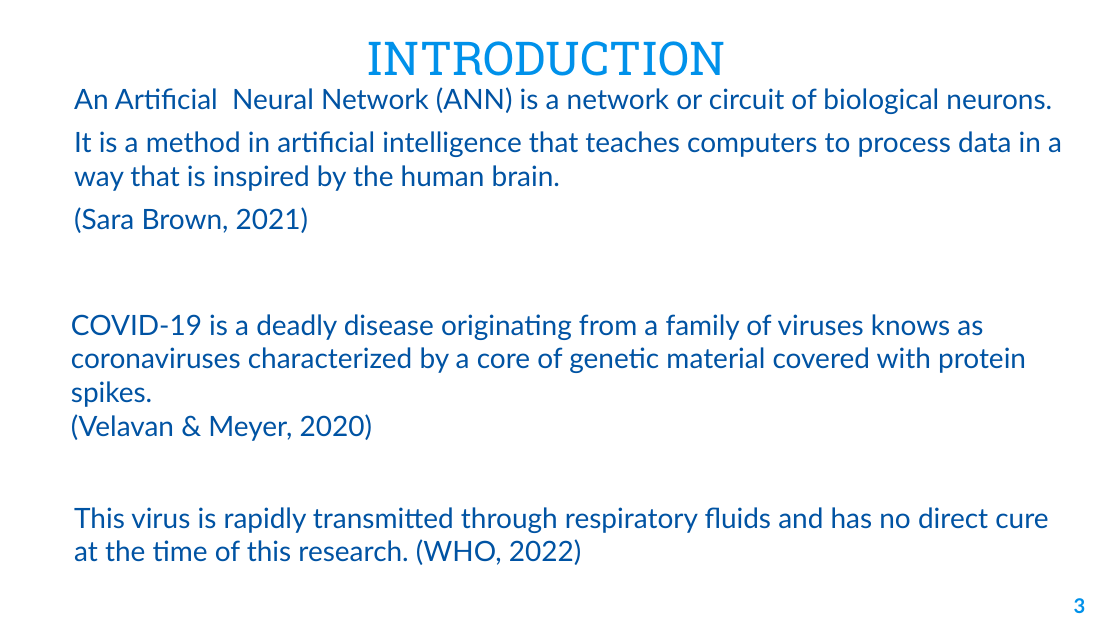
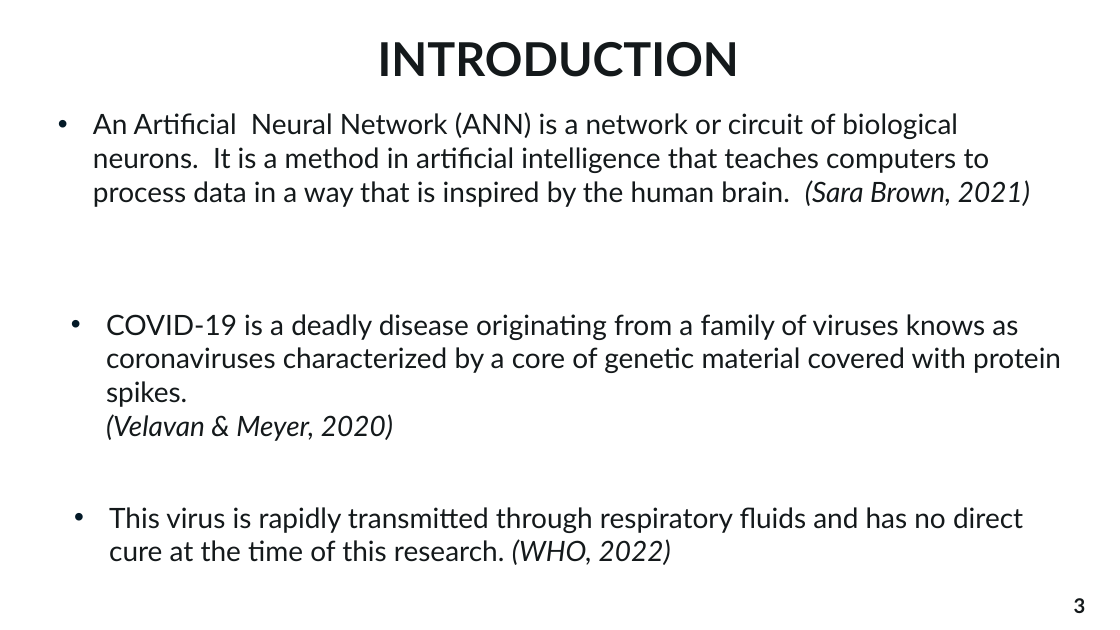
Before and after one commit to theajstars/projex, a slide deck: slide 3 of Ajiboye Oluwaferanmi Post Data.pptx. Drawn at 1120x630 pixels with LibreOffice and Linux fonts; fonts in the diff are those of the drawing; background and template pictures are left out. Boxes give left, top, right and bottom in pixels: in the first picture for what was removed or moved away, otherwise in the second. Text is boxed around its words. In the diff, an @@ line names an element or a change of style, - is before the commit and + after.

Commit message:
Made changes to post data and report

```diff
--- a/Ajiboye Oluwaferanmi Post Data.pptx
+++ b/Ajiboye Oluwaferanmi Post Data.pptx
@@ title "INTRODUCTION": place and size @@
-title "INTRODUCTION" at [367, 41, 726, 76]
+title "INTRODUCTION" at [378, 42, 739, 77]
@@ title "INTRODUCTION" at [378, 42, 739, 77]: font Roboto Slab to Lato, text colour #0091EA to #14191B, bold on @@
@@ text at [93, 112, 1030, 207]: text changed; text colour #0053A3 to #14191B @@
-An Artificial Neural Network (ANN) is a network or circuit of biological neurons.
-It is a method in artificial intelligence that teaches computers to process data in a way that is inspired by the human brain.
-(Sara Brown, 2021)
+• An Artificial Neural Network (ANN) is a network or circuit of biological neurons. It is a method in artificial intelligence that teaches computers to process data in a way that is inspired by the human brain. (Sara Brown, 2021)
@@ text "COVID-19 is a deadly disease ..." at [106, 314, 1061, 441]: text colour #0053A3 to #14191B; italic on in "(Velavan & Meyer, 2020)"; bullet none to • @@
@@ text "This virus is rapidly transmitted ..." at [109, 507, 1023, 565]: text colour #0053A3 to #14191B; italic on in "(WHO, 2022)"; bullet none to • @@
@@ page number at [1074, 598, 1086, 613]: text colour #0091EA to #14191B @@
```
Also in this commit, not shown: 25 other slides changed, 1 slide added, 1 slide removed, 1 other file.
